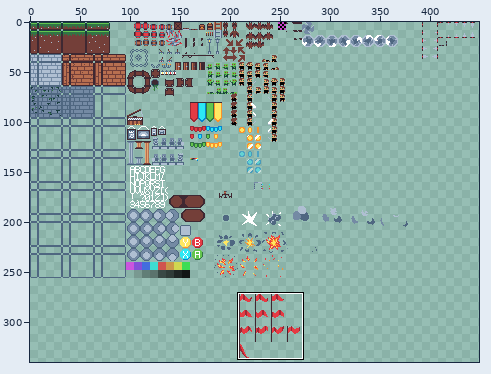
Sprite sheet -- src/res/textures/textures_unpacked.png. The picture above shows the old version from afar; the outline marks the close-up.
Close-up. Before the commit:
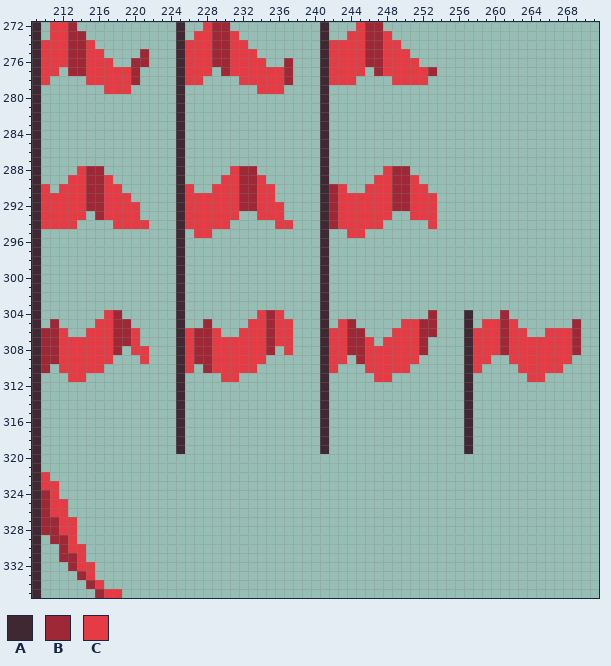
The file is 512x512 pixels. Pixels under 10% opacity are left out. Shown: x 209..271, y 272..335. The wide view leaves out empty margins. The commit also changed other parts of the picture, which this record leaves out.
Palette (. is transparent): A #3f2832  B #9e2835  C #e53b44
Pixels before (only the part around the change), first column x 209:
272 A.CCB...........A..CBB..........A...CBB........................
273 A.CCBB..........A.CCBBC.........A..CCBBC.......................
274 ACCCBBC.........ACCCBBCC........ACCCCBBCC......................
275 ACCCBBCC....B...ACCCBBCCC.......ACCCCBBCCC.....................
276 ACCCBBCCC..BB...ACCCBBCCCC..B...ACCCCBBCCCC....................
277 ACC.BBCCCCCB....ACCC.BCCCCCCB...ACCCC.BCCCCCB..................
278 AC....CCCCCB....ACC....CCCCCB...ACCC....CCCC...................
279 A.......CCC.....A........CCC....A..............................
280 A...............A...............A..............................
281 A...............A...............A..............................
282 A...............A...............A..............................
283 A...............A...............A..............................
284 A...............A...............A..............................
285 A...............A...............A..............................
286 A...............A...............A..............................
287 A...............A...............A..............................
288 A....CBB........A.....CBB.......A......CBB.....................
289 A...CCBBC.......A....CCBBC......A.....CCBBC....................
290 AC.CCCBBCC......AC..CCCBBCC.....ABC..CCCBBCC...................
291 ACCCCCBBCCC.....ACCCCCCBBCC.....ABCCCCCCBBCCC..................
292 ACCCCCBBCCCC....ACCCCCCBBCCC....ABCCCCCCBBCCC..................
293 ACCCCC.BCCCC....ACCCCCC..CCC....ABCCCCCC..CCC..................
294 ACCCC....CCCC...ACCCCC.....CC...ABCCCCC.....C..................
295 A...............A.CC............A..CC..........................
296 A...............A...............A..............................
297 A...............A...............A..............................
298 A...............A...............A..............................
299 A...............A...............A..............................
300 A...............A...............A..............................
301 A...............A...............A..............................
302 A...............A...............A..............................
303 A...............A...............A..............................
304 A.......CB......A........CBC....A...........B...A...B..........
305 A.B....CCBB.....A..B....CCBCC...A.CB.....CCBB...A.CCBC......B..
306 ABBC..CCCBBC....ACBBC..CCCBCC...ACCBB...CCCBB...ACCCBCC..CCCB..
307 ABBCCCCCCBBC....ACBBCCCCCCBCC...ACCBBC.CCCCB....ACCCBCCCCCCCB..
308 ABBCCCCCCB.CC...ACBBCCCCCCB.C...ACCBBCCCCCCB....ACCCBCCCCCCCB..
309 ABBCCCCCC...C...ACBBCCCCCC......ACC.BCCCCCC.....ACC..CCCCCCC...
310 AB.CCCCC........AC.BCCCCC.......AC...CCCCC......AC....CCCCC....
311 A...CC..........A....CC.........A.....CC........A......CC......
312 A...............A...............A...............A..............
313 A...............A...............A...............A..............
314 A...............A...............A...............A..............
315 A...............A...............A...............A..............
316 A...............A...............A...............A..............
317 A...............A...............A...............A..............
318 A...............A...............A...............A..............
319 A...............A...............A...............A..............
320 A..............................................................
321 A..............................................................
322 AC.............................................................
323 ACC............................................................
324 ABC............................................................
325 ABCC...........................................................
326 ABCC...........................................................
327 ABBCC..........................................................
328 ABBCC..........................................................
329 A.BBC..........................................................
330 A..BCC.........................................................
331 A..BBC.........................................................
332 A...BCC........................................................
333 A....BC........................................................
334 A.....BC.......................................................
335 A......BCC.....................................................
And afterwards:
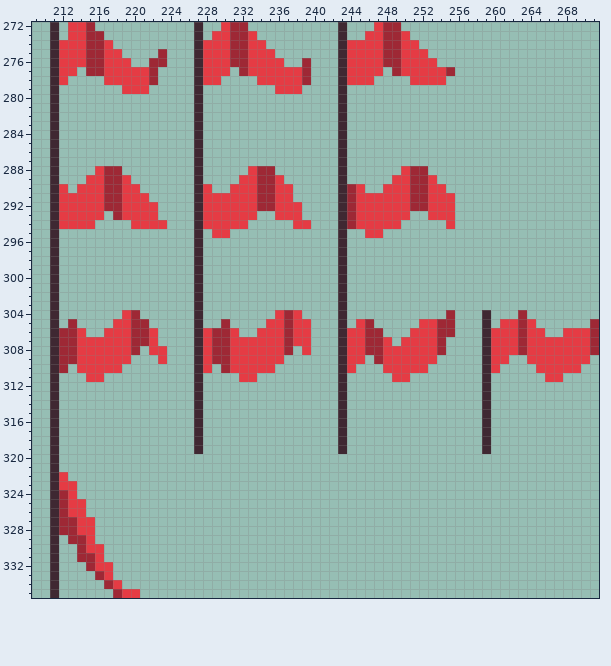
The edit:
y 272: x 209 A -> .; x 211..215 CCB.. -> A.CCB; x 225 A -> .; x 227..232 .CBB.. -> A..CBB; x 241 A -> .; x 243 . -> A; x 245..249 CBB.. -> ..CBB
y 273: x 209 A -> .; x 211..216 CCBB.. -> A.CCBB; x 225 A -> .; x 227..233 CCBBC.. -> A.CCBBC; x 241 A -> .; x 243..250 .CCBBC.. -> A..CCBBC
y 274: x 209..211 ACC -> ..A; x 213..217 BBC.. -> CCBBC; x 225..227 ACC -> ..A; x 229..234 BBCC.. -> CCBBCC; x 241..243 ACC -> ..A; x 246..251 BBCC.. -> CCBBCC
y 275: x 209..211 ACC -> ..A; x 213..218 BBCC.. -> CCBBCC; x 221 B -> .; x 223 . -> B; x 225..227 ACC -> ..A; x 229..232 BBCC -> CCBB; x 234..235 .. -> CC; x 241..243 ACC -> ..A; x 246..249 BBCC -> CCBB; x 251..252 .. -> CC
y 276: x 209..211 ACC -> ..A; x 213..216 BBCC -> CCBB; x 218..223 ..BB.. -> CC..BB; x 225..227 ACC -> ..A; x 229..232 BBCC -> CCBB; x 235..237 ..B -> CC.; x 239 . -> B; x 241..243 ACC -> ..A; x 246..249 BBCC -> CCBB; x 252..253 .. -> CC
y 277: x 209..216 ACC.BBCC -> ..ACC.BB; x 220..222 B.. -> CCB; x 225..227 ACC -> ..A; x 229..232 .BCC -> CC.B; x 237..239 B.. -> CCB; x 241..243 ACC -> ..A; x 246..249 .BCC -> CC.B; x 253..255 B.. -> CCB
y 278: x 209..212 AC.. -> ..AC; x 215..216 CC -> ..; x 220..222 B.. -> CCB; x 225..229 ACC.. -> ..ACC; x 232..233 CC -> ..; x 237..239 B.. -> CCB; x 241..243 ACC -> ..A; x 245..246 .. -> CC; x 249..250 CC -> ..; x 253..254 .. -> CC
y 279: x 209 A -> .; x 211 . -> A; x 217..218 CC -> ..; x 220..221 .. -> CC; x 225 A -> .; x 227 . -> A; x 234..235 CC -> ..; x 237..238 .. -> CC; x 241 A -> .; x 243 . -> A
y 280..287: x 209 A -> .; x 211 . -> A; x 225 A -> .; x 227 . -> A; x 241 A -> .; x 243 . -> A
y 288: x 209 A -> .; x 211 . -> A; x 214..218 CBB.. -> ..CBB; x 225 A -> .; x 227 . -> A; x 231..235 CBB.. -> ..CBB; x 241 A -> .; x 243 . -> A; x 248..252 CBB.. -> ..CBB
y 289: x 209 A -> .; x 211 . -> A; x 213..219 CCBBC.. -> ..CCBBC; x 225 A -> .; x 227 . -> A; x 230..236 CCBBC.. -> ..CCBBC; x 241 A -> .; x 243 . -> A; x 247..253 CCBBC.. -> ..CCBBC
y 290: x 209..211 AC. -> ..A; x 213 C -> .; x 215..220 BBCC.. -> CCBBCC; x 225..230 AC..CC -> ..AC..; x 232..237 BBCC.. -> CCBBCC; x 241..247 ABC..CC -> ..ABC..; x 249..254 BBCC.. -> CCBBCC
y 291: x 209..211 ACC -> ..A; x 215..218 BBCC -> CCBB; x 220..221 .. -> CC; x 225..227 ACC -> ..A; x 232..237 BBCC.. -> CCBBCC; x 241..244 ABCC -> ..AB; x 249..252 BBCC -> CCBB; x 254..255 .. -> CC
y 292: x 209..211 ACC -> ..A; x 215..218 BBCC -> CCBB; x 221..222 .. -> CC; x 225..227 ACC -> ..A; x 232..235 BBCC -> CCBB; x 237..238 .. -> CC; x 241..244 ABCC -> ..AB; x 249..252 BBCC -> CCBB; x 254..255 .. -> CC
y 293: x 209..211 ACC -> ..A; x 215..218 .BCC -> CC.B; x 221..222 .. -> CC; x 225..227 ACC -> ..A; x 232..235 ..CC -> CC..; x 237..238 .. -> CC; x 241..244 ABCC -> ..AB; x 249..252 ..CC -> CC..; x 254..255 .. -> CC
y 294: x 209..211 ACC -> ..A; x 214..215 .. -> CC; x 218..219 CC -> ..; x 222..223 .. -> CC; x 225..227 ACC -> ..A; x 231..232 .. -> CC; x 236..239 CC.. -> ..CC; x 241..244 ABCC -> ..AB; x 248..249 .. -> CC; x 253 C -> .; x 255 . -> C
y 295: x 209 A -> .; x 211 . -> A; x 225 A -> .; x 227..230 CC.. -> A.CC; x 241 A -> .; x 243..247 .CC.. -> A..CC
y 296..303: x 209 A -> .; x 211 . -> A; x 225 A -> .; x 227 . -> A; x 241 A -> .; x 243 . -> A
y 304: x 209 A -> .; x 211 . -> A; x 217..220 CB.. -> ..CB; x 225 A -> .; x 227 . -> A; x 234..235 CB -> ..; x 237..238 .. -> BC; x 241 A -> .; x 243 . -> A; x 253 B -> .; x 255 . -> B; x 257 A -> .; x 259 . -> A; x 261 B -> .; x 263 . -> B
y 305: x 209 A -> .; x 211 B -> A; x 213 . -> B; x 216..221 CCBB.. -> ..CCBB; x 225 A -> .; x 227..228 .B -> A.; x 230 . -> B; x 233..235 CCB -> ..C; x 237..239 C.. -> BCC; x 241 A -> .; x 243..246 CB.. -> A.CB; x 250..255 CCBB.. -> ..CCBB; x 257 A -> .; x 259..261 CCB -> A.C; x 263..264 .. -> BC; x 269 B -> .; x 271 . -> B
y 306: x 209..216 ABBC..CC -> ..ABBC..; x 218..222 BBC.. -> CCBBC; x 225..233 ACBBC..CC -> ..ACBBC..; x 235 B -> C; x 237..239 C.. -> BCC; x 241..247 ACCBB.. -> ..ACCBB; x 249..250 CC -> ..; x 252..255 BB.. -> CCBB; x 257..259 ACC -> ..A; x 261 B -> C; x 263..267 C..CC -> BCC..; x 269..271 B.. -> CCB
y 307: x 209..213 ABBCC -> ..ABB; x 218..222 BBC.. -> CCBBC; x 225..230 ACBBCC -> ..ACBB; x 235 B -> C; x 237..239 C.. -> BCC; x 241..247 ACCBBC. -> ..ACCBB; x 249 C -> .; x 252..254 B.. -> CCB; x 257..259 ACC -> ..A; x 261 B -> C; x 263 C -> B; x 269..271 B.. -> CCB
y 308: x 209..213 ABBCC -> ..ABB; x 218..223 B.CC.. -> CCB.CC; x 225..230 ACBBCC -> ..ACBB; x 235..237 B.C -> CCB; x 239 . -> C; x 241..247 ACCBBCC -> ..ACCBB; x 252..254 B.. -> CCB; x 257..259 ACC -> ..A; x 261 B -> C; x 263 C -> B; x 269..271 B.. -> CCB
y 309: x 209..213 ABBCC -> ..ABB; x 218..219 .. -> CC; x 221 C -> .; x 223 . -> C; x 225..230 ACBBCC -> ..ACBB; x 235..236 .. -> CC; x 241..247 ACC.BCC -> ..ACC.B; x 252..253 .. -> CC; x 257..263 ACC..CC -> ..ACC..; x 269..270 .. -> CC
y 310: x 209..213 AB.CC -> ..AB.; x 217..218 .. -> CC; x 225..230 AC.BCC -> ..AC.B; x 234..235 .. -> CC; x 241..244 AC.. -> ..AC; x 246..247 CC -> ..; x 251..252 .. -> CC; x 257..260 AC.. -> ..AC; x 263..264 CC -> ..; x 268..269 .. -> CC
y 311: x 209 A -> .; x 211 . -> A; x 213..216 CC.. -> ..CC; x 225 A -> .; x 227 . -> A; x 230..233 CC.. -> ..CC; x 241 A -> .; x 243 . -> A; x 247..250 CC.. -> ..CC; x 257 A -> .; x 259 . -> A; x 264..267 CC.. -> ..CC
y 312..319: x 209 A -> .; x 211 . -> A; x 225 A -> .; x 227 . -> A; x 241 A -> .; x 243 . -> A; x 257 A -> .; x 259 . -> A
y 320..321: x 209 A -> .; x 211 . -> A
y 322: x 209..212 AC.. -> ..AC
y 323: x 209..213 ACC.. -> ..ACC
y 324: x 209..213 ABC.. -> ..ABC
y 325..326: x 209..214 ABCC.. -> ..ABCC
y 327..328: x 209..215 ABBCC.. -> ..ABBCC
y 329: x 209 A -> .; x 211..215 BBC.. -> A.BBC
y 330: x 209 A -> .; x 211..216 .BCC.. -> A..BCC
y 331: x 209 A -> .; x 211..216 .BBC.. -> A..BBC
y 332: x 209 A -> .; x 211 . -> A; x 213..217 BCC.. -> ..BCC
y 333: x 209 A -> .; x 211 . -> A; x 214..217 BC.. -> ..BC
y 334: x 209 A -> .; x 211 . -> A; x 215..218 BC.. -> ..BC
y 335: x 209 A -> .; x 211 . -> A; x 216..220 BCC.. -> ..BCC
